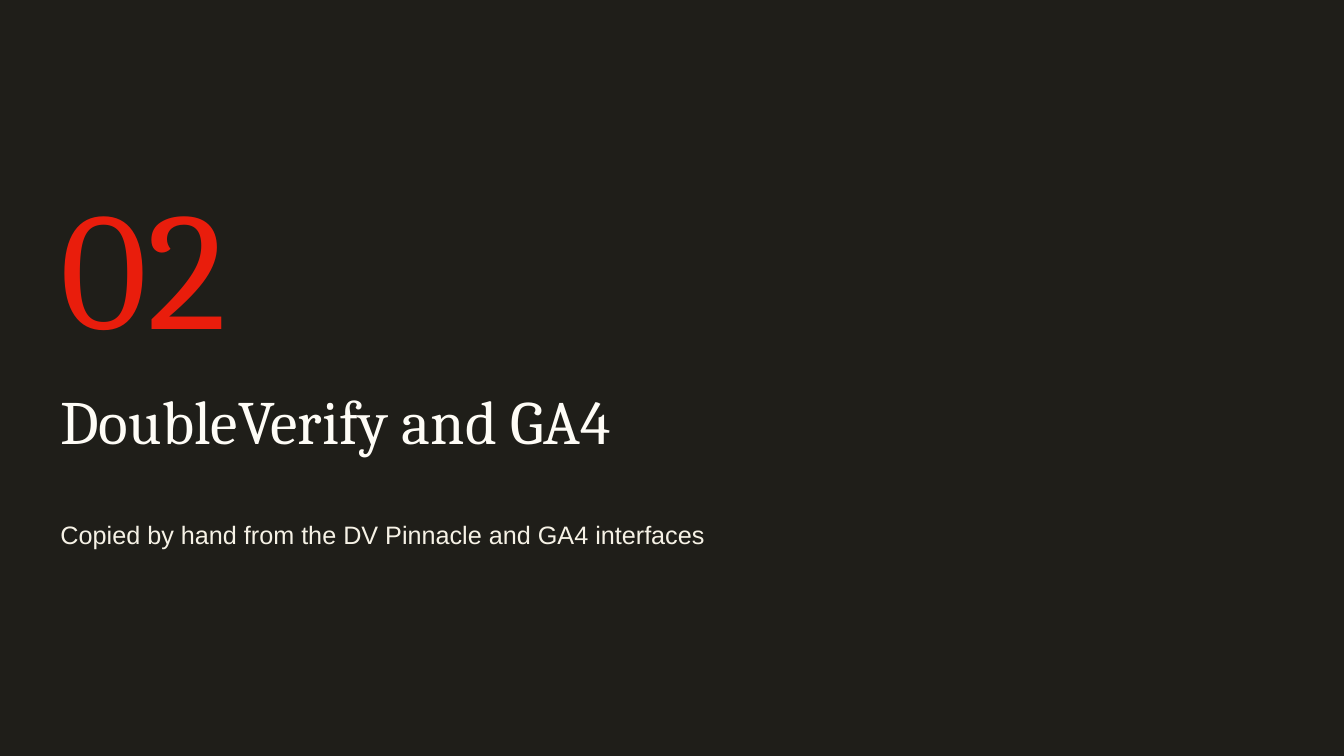
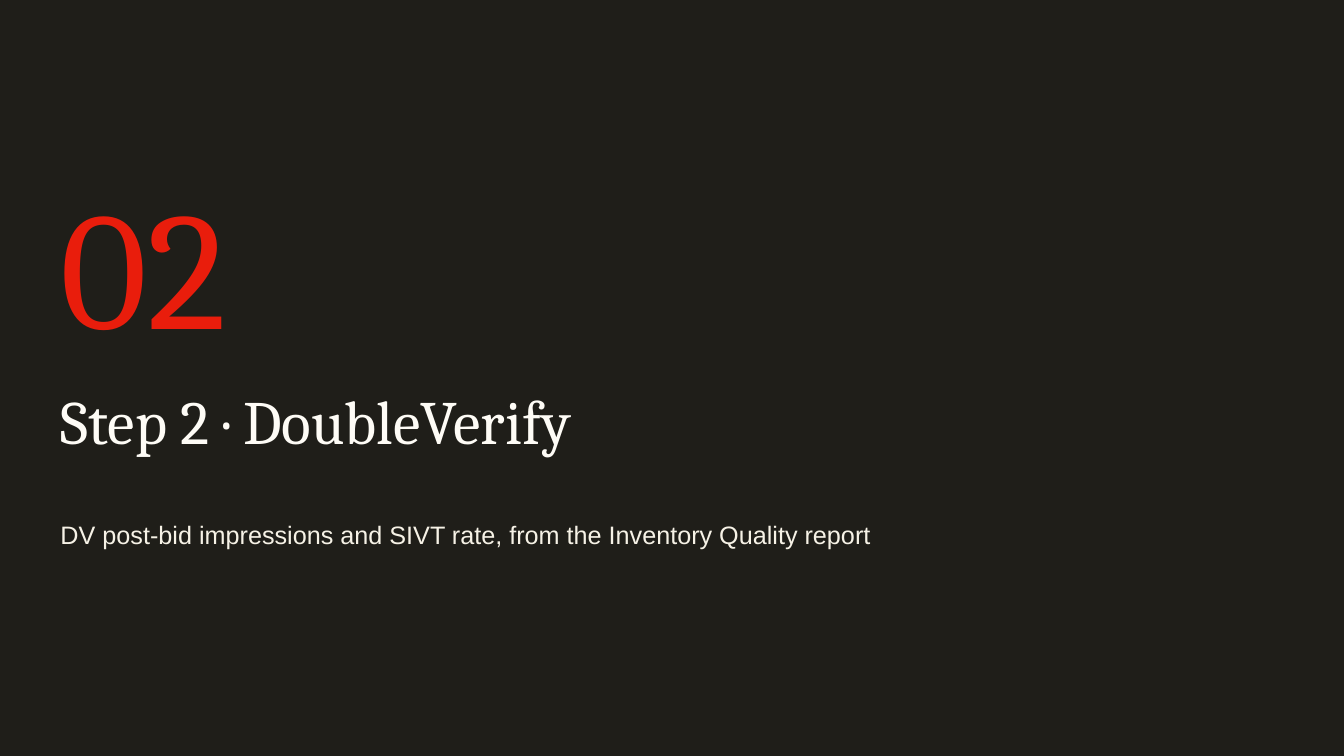
Before and after one commit to rogerhirano-nw/yield-dashboard, a slide deck: slide 19 of docs/TAG_IVT_Report_Update_Guide.pptx (slide 18 before the commit). Drawn at 1344x756 pixels with LibreOffice and Linux fonts; fonts in the diff are those of the drawing; background and template pictures are left out. Boxes give left, top, right and bottom in pixels: in the first picture for what was removed or moved away, otherwise in the second. Text is boxed around its words. In the diff, an @@ line names an element or a change of style, - is before the commit and + after.

```diff
--- a/docs/TAG_IVT_Report_Update_Guide.pptx
+++ b/docs/TAG_IVT_Report_Update_Guide.pptx
@@ title at (60,400,571,458): text changed @@
-DoubleVerify and GA4
+Step 2 · DoubleVerify
@@ text at (60,525,871,550): text changed @@
-Copied by hand from the DV Pinnacle and GA4 interfaces
+DV post-bid impressions and SIVT rate, from the Inventory Quality report
```
Also in this commit, not shown: 18 other slides changed, 8 slides added, 2 other files.
